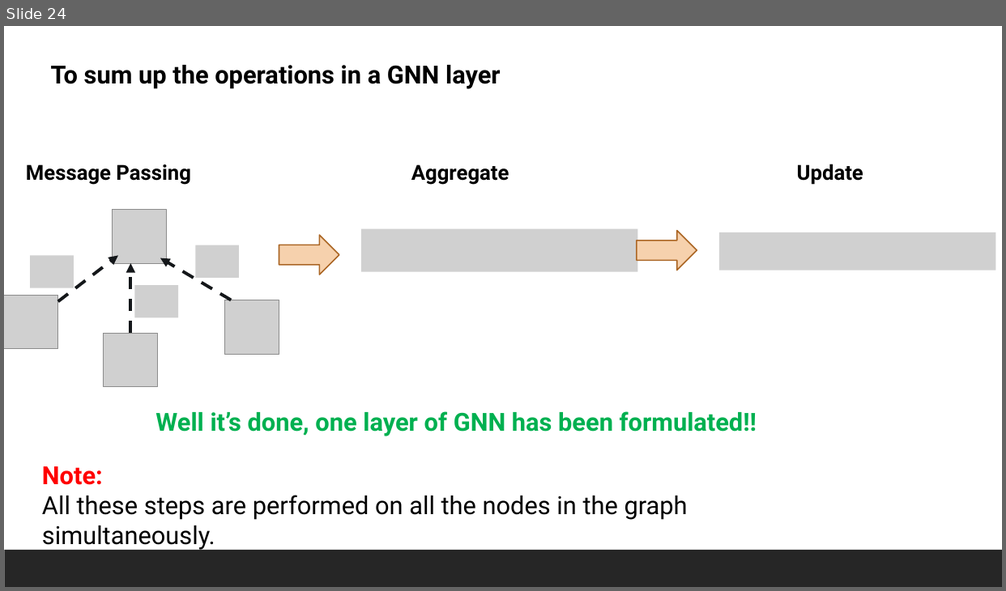
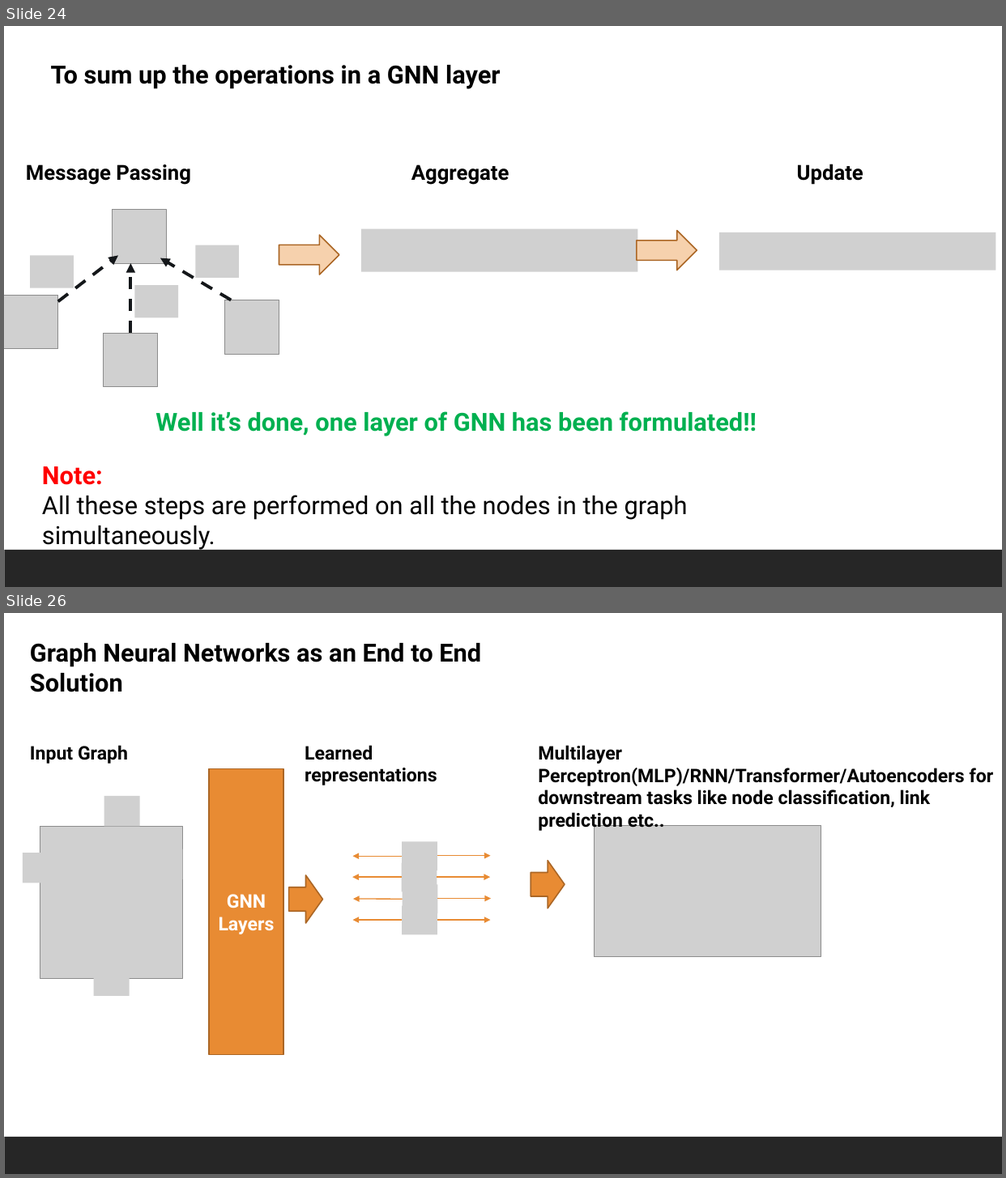
Before and after one commit to vmenan/gnn_workshop, a slide deck: Slides/Graph Neural Networks Theory and Application.pptx. Shown one above the other, each under a label of ours: slide 24 before the commit, slides 24 and 26 after it; the slides between them are not shown. The pictures are 1006x591 and 1006x1178 pixels, drawn with LibreOffice and Linux fonts; fonts in the diff are those of the drawing; grey boxes stand for pictures. Boxes give left, top, right and bottom in pixels: in the first picture for what was removed or moved away, otherwise in the second. Text is boxed around its words. In the diff, an @@ line names an element or a change of style, - is before the commit and + after.

Commit message:
update 3.0

```diff
--- a/Slides/Graph Neural Networks Theory and Application.pptx
+++ b/Slides/Graph Neural Networks Theory and Application.pptx
@@ slide 26 added at <box>4,613,1002,1174</box>, background #FFFFFF; not listed: 1 template element that a slide beside it also shows @@
@@ text added at <box>30,643,481,692</box>, 24 pt, text #000000, bold @@
+Graph Neural Networks as an End to End Solution
@@ text added at <box>30,745,128,764</box>, 18 pt, text #000000, bold @@
+Input Graph
@@ text added at <box>305,745,437,786</box>, 18 pt, text #000000, bold @@
+Learned representations
@@ text added at <box>538,745,994,831</box>, 18 pt, text #000000, bold @@
+Multilayer Perceptron(MLP)/RNN/Transformer/Autoencoders for downstream tasks like node classification, link prediction etc..
@@ rectangle added at <box>209,769,283,1055</box>, fill #E88B33, outline #AC6726 1.25 pt, 18 pt, text #FFFFFF, bold @@
+GNN
+Layers
@@ picture added at <box>104,796,140,826</box> @@
@@ picture added at <box>40,826,183,979</box> @@
@@ picture added at <box>594,825,820,956</box> @@
@@ picture added at <box>23,854,44,884</box> @@
@@ picture added at <box>147,850,183,879</box> @@
@@ picture added at <box>403,842,437,871</box> @@
@@ arrow added from (437, 855) to (491, 855), #E88B33 1 pt @@
@@ right arrow added at <box>289,875,323,924</box>, fill #E88B33, outline #AC6726 1.25 pt @@
@@ arrow added from (403, 856) to (353, 856), #E88B33 1 pt @@
@@ arrow added from (402, 877) to (353, 877), #E88B33 1 pt @@
@@ picture added at <box>402,863,437,892</box> @@
@@ arrow added from (437, 877) to (490, 877), #E88B33 1 pt @@
@@ right arrow added at <box>531,861,565,909</box>, fill #E88B33, outline #AC6726 1.25 pt @@
@@ arrow added from (403, 899) to (354, 899), #E88B33 1 pt @@
@@ picture added at <box>403,884,437,914</box> @@
@@ arrow added from (437, 899) to (491, 899), #E88B33 1 pt @@
@@ arrow added from (403, 920) to (353, 920), #E88B33 1 pt @@
@@ picture added at <box>403,906,437,935</box> @@
@@ arrow added from (437, 920) to (491, 920), #E88B33 1 pt @@
@@ picture added at <box>94,965,130,995</box> @@
```
Also in this commit, not shown: 2 other slides added.
